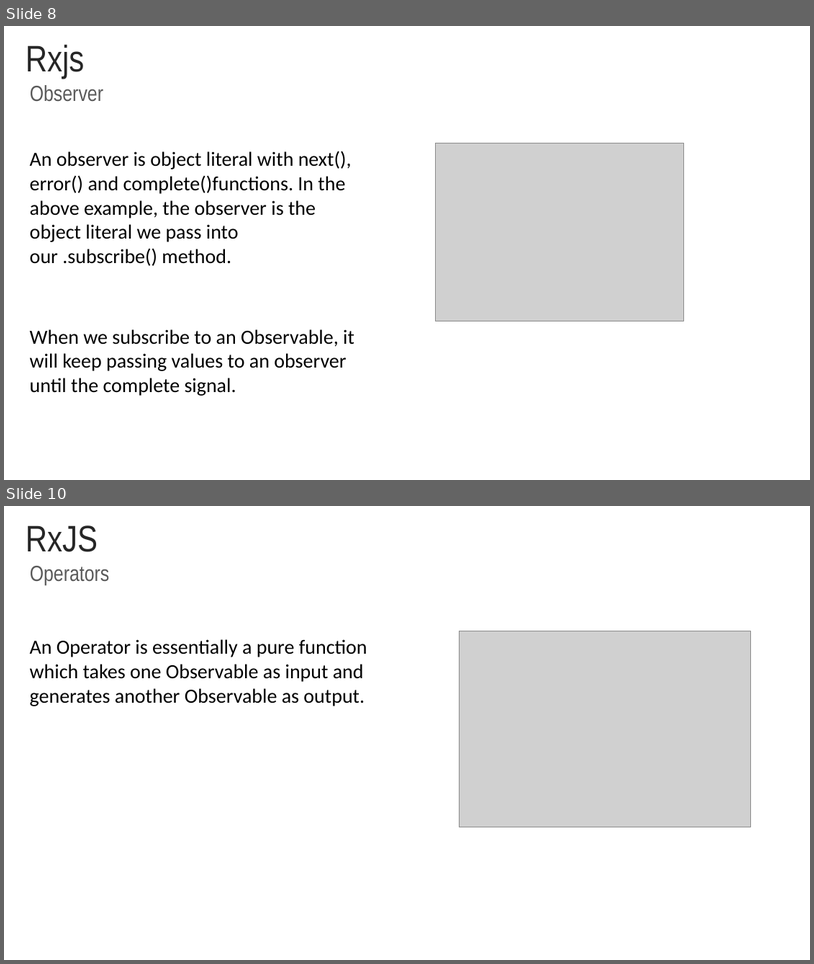
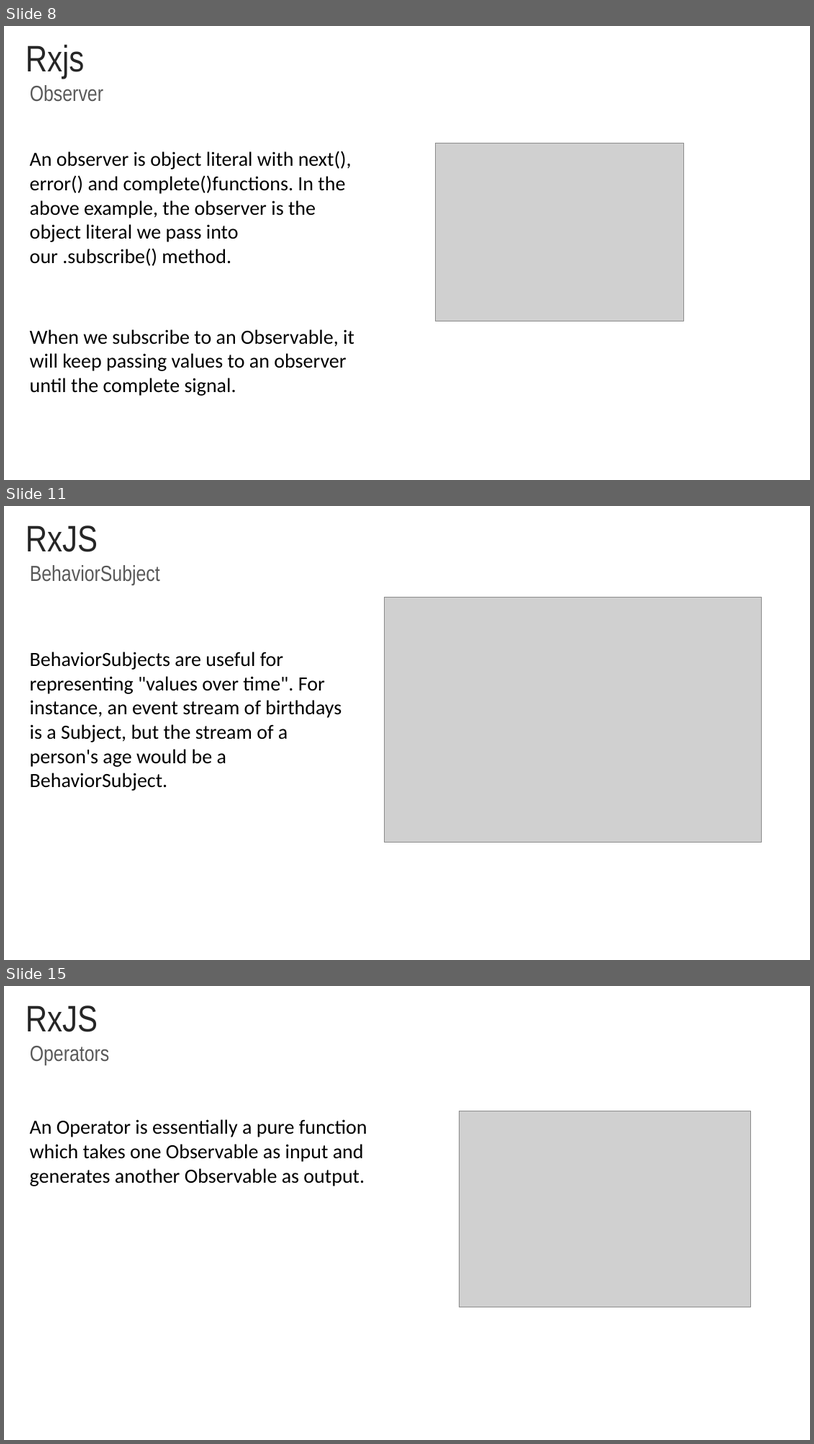
Before and after one commit to rached193/AngularWorkshop-20181116, a slide deck: 04_flow_events/04_flow_events.pptx. Shown one above the other, each under a label of ours: slides 8 and 10 before the commit, slides 8, 11 and 15 after it; the slides between them are not shown. The pictures are 814x964 and 814x1444 pixels, drawn with LibreOffice and Linux fonts; fonts in the diff are those of the drawing; grey boxes stand for pictures; background and template pictures are left out. Boxes give left, top, right and bottom in pixels: in the first picture for what was removed or moved away, otherwise in the second. Text is boxed around its words. In the diff, an @@ line names an element or a change of style, - is before the commit and + after.

```diff
--- a/04_flow_events/04_flow_events.pptx
+++ b/04_flow_events/04_flow_events.pptx
@@ slide 11 added at (x1=4, y1=506, x2=810, y2=960), background #FFFFFF @@
@@ title added at (x1=26, y1=525, x2=98, y2=552), 44 pt, text #262626 @@
+RxJS
@@ text added at (x1=30, y1=565, x2=160, y2=584), 26 pt, text #595959 @@
+BehaviorSubject
@@ picture added at (x1=384, y1=597, x2=762, y2=842) @@
@@ text added at (x1=30, y1=651, x2=342, y2=790), 24 pt, text #000000 @@
+BehaviorSubjects are useful for representing "values over time". For instance, an event stream of birthdays is a Subject, but the stream of a person's age would be a BehaviorSubject.
@@ what was slide 10 is now slide 15 @@
```
Also in this commit, not shown: 1 slide changed, 10 other slides added, 2 slides removed, 15 other files.
